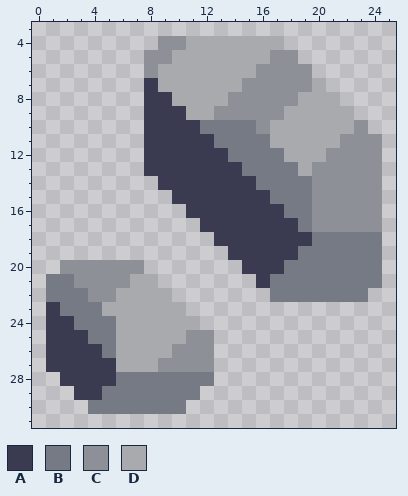
Pixel-art sprite, stored at main/assets-raw/sprites/blocks/environment/ore/ore-silicon1.png. That is the earlier state.
The file is 32x32 pixels. Shown: x 0..25, y 3..31.
Palette (. is transparent): A #3a3a50  B #767a84  C #8e9097  D #a8aaae
Pixels before, first column x 1:
 4 ........CCDDDDDDD.......
 5 .......CCDDDDDDDCC......
 6 .......CDDDDDDDCCCC.....
 7 .......ADDDDDDCCCCCD....
 8 .......AADDDDCCCCCDDD...
 9 .......AAADDCCCCCDDDDD..
10 .......AAAABBBBCDDDDDDC.
11 .......AAAAABBBBDDDDDCCC
12 .......AAAAAABBBBDDDCCCC
13 .......AAAAAAABBBBDCCCCC
14 ........AAAAAAABBBBCCCCC
15 .........AAAAAAABBBCCCCC
16 ..........AAAAAAABBCCCCC
17 ...........AAAAAAABCCCCC
18 ............AAAAAAABBBBB
19 .............AAAAABBBBBB
20 .CCCCCC.......AAABBBBBBB
21 BBCCCCDD.......ABBBBBBBB
22 BBBCCDDDD.......BBBBBBB.
23 ABBBDDDDDD..............
24 AABBBDDDDDD.............
25 AAABBDDDDDCC............
26 AAAABDDDDCCC............
27 AAAAADDDCCCC............
28 .AAAABBBBBBB............
29 ..AABBBBBBB.............
30 ...BBBBBBB..............
Once edited:
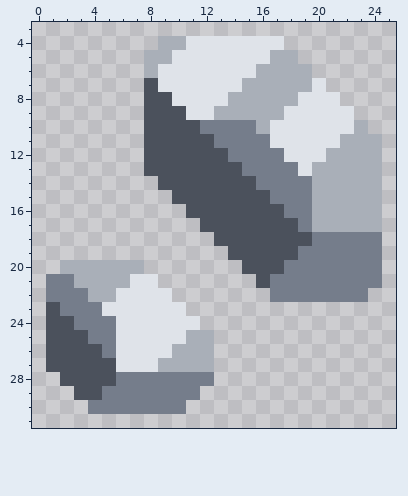
The exact change:
colour A: #3a3a50 -> #4b515c
colour B: #767a84 -> #757d8b
colour C: #8e9097 -> #a9afb8
colour D: #a8aaae -> #dfe3e9
Where, in picture pixels (left, top, right, bottom), the same in both pictures:
changed: (46, 36, 382, 414)
